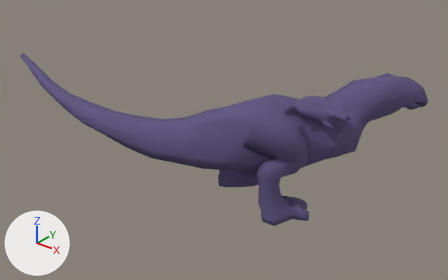
Renders of the Blender file rigs/kaiju/animation-kaiju-tail-attack.blend from each side of a commit.
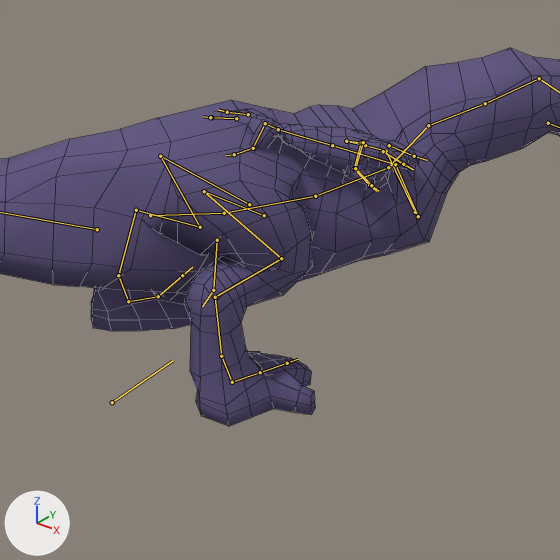
Each version is shown whole from a 50 mm camera at (2.95, -3.73, 3.07) aimed at (-0.56, 0.66, 0.35), then close up on the part from 41% to 91% of the width and 19% to 100% of the height. Every picture has the same lights, and +X, +Y and +Z are marked at lower left. Both versions are drawn at frame 25 of the action 'Tail Attack'; the numbers are the values there. The bones that bend it are drawn over the model as lines in the close-ups. The close-ups show mesh edges as thin lines.

Names of what the first close-up shows: 'Dinosaur'.
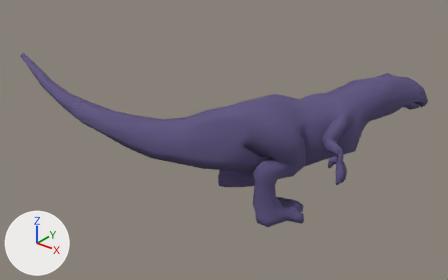
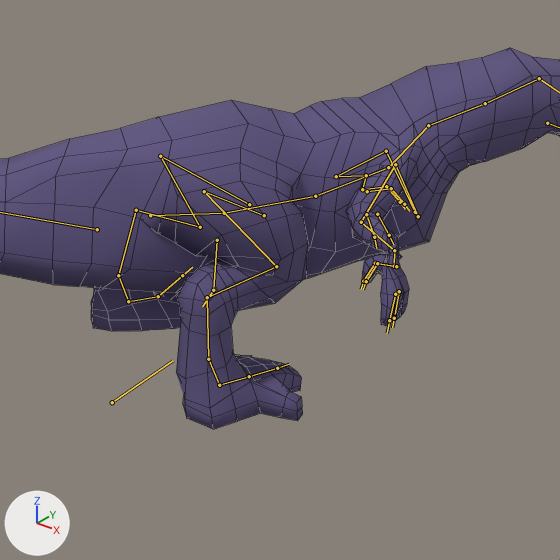
What differs and where, as boxes [x1, y1, x2, y2] in the close-ups (560 x 560 px):
```json
{"object": "Dinosaur", "change": "posed", "before": [0, 48, 560, 426], "after": [0, 48, 560, 429]}
```

The change, as JSON lines over the scene's bpy script:
```json
{"block": "bone_ctrl_arm_l", "where": "bone_ctrl_arm_l = bpy.data.objects['Armature'].pose.bones['CTRL_Arm_L']  # child of 'DRV_root.001'"}
{"op": "set", "path": "bone_ctrl_arm_l.location", "old": "(0.0, 0.0, 0.0)", "new": "(1.615, 0.397, -0.856)"}
{"op": "set", "path": "bone_ctrl_arm_l.rotation_quaternion", "old": "(1.0, 0.0, 0.0, 0.0)", "new": "(-0.009, -0.09, -0.774, -0.474)", "note": "degrees (0, 0, 0) -> degrees (-63, -175, -10)"}
{"block": "bone_drv_front_leg_upper_l_002", "where": "bone_drv_front_leg_upper_l_002 = bpy.data.objects['Armature'].pose.bones['DRV_Front_Leg_Upper_L.002']  # child of 'DRV_root.001'"}
{"op": "set", "path": "bone_drv_front_leg_upper_l_002.location", "old": "(-0.086, 1.191, 0.887)", "new": "(-0.407, 1.345, -0.242)"}
{"op": "set", "path": "bone_drv_front_leg_upper_l_002.rotation_quaternion", "old": "(0.301, 0.0, 0.038, 0.966)", "new": "(1.0, 0.0, 0.0, 0.0)", "note": "degrees (4, 1, 145) -> degrees (0, 0, 0)"}
{"block": "bone_drv_back_leg_ankle_r_002", "where": "bone_drv_back_leg_ankle_r_002 = bpy.data.objects['Armature'].pose.bones['DRV_Back_Leg_Ankle_R.002']  # child of 'DRV_root.001'"}
{"op": "set", "path": "bone_drv_back_leg_ankle_r_002.location", "old": "(0.687, 0.019, -0.016)", "new": "(0.663, -0.027, -0.014)"}
{"op": "set", "path": "bone_drv_back_leg_ankle_r_002.rotation_quaternion", "old": "(0.155, -0.008, 0.002, 1.033)", "new": "(0.185, -0.006, 0.003, 1.027)", "note": "degrees (0, 1, 163) -> degrees (0, 1, 160)"}
{"block": "bone_drv_back_leg_lower_r_002", "where": "bone_drv_back_leg_lower_r_002 = bpy.data.objects['Armature'].pose.bones['DRV_Back_Leg_Lower_R.002']  # child of 'DRV_root.001'"}
{"op": "set", "path": "bone_drv_back_leg_lower_r_002.location", "old": "(0.394, -1.076, 0.0)", "new": "(0.395, -0.991, 0.079)"}
{"block": "bone_ctrl_arm_r", "where": "bone_ctrl_arm_r = bpy.data.objects['Armature'].pose.bones['CTRL_Arm_R']  # child of 'DRV_root.001'"}
{"op": "set", "path": "bone_ctrl_arm_r.location", "old": "(0.0, 0.0, 0.0)", "new": "(-0.855, 1.468, -0.721)"}
{"op": "set", "path": "bone_ctrl_arm_r.rotation_quaternion", "old": "(1.0, 0.0, 0.0, 0.0)", "new": "(-0.041, -0.145, 0.653, 0.765)", "note": "degrees (0, 0, 0) -> degrees (82, 9, -166)"}
{"block": "bone_drv_front_leg_upper_r_002", "where": "bone_drv_front_leg_upper_r_002 = bpy.data.objects['Armature'].pose.bones['DRV_Front_Leg_Upper_R.002']  # child of 'DRV_root.001'"}
{"op": "set", "path": "bone_drv_front_leg_upper_r_002.location", "old": "(0.761, 0.626, 0.741)", "new": "(0.837, 0.967, -0.181)"}
{"op": "set", "path": "bone_drv_front_leg_upper_r_002.rotation_quaternion", "old": "(0.301, 0.0, 0.038, 0.966)", "new": "(1.0, 0.0, 0.0, 0.0)", "note": "degrees (4, 1, 145) -> degrees (0, 0, 0)"}
```
